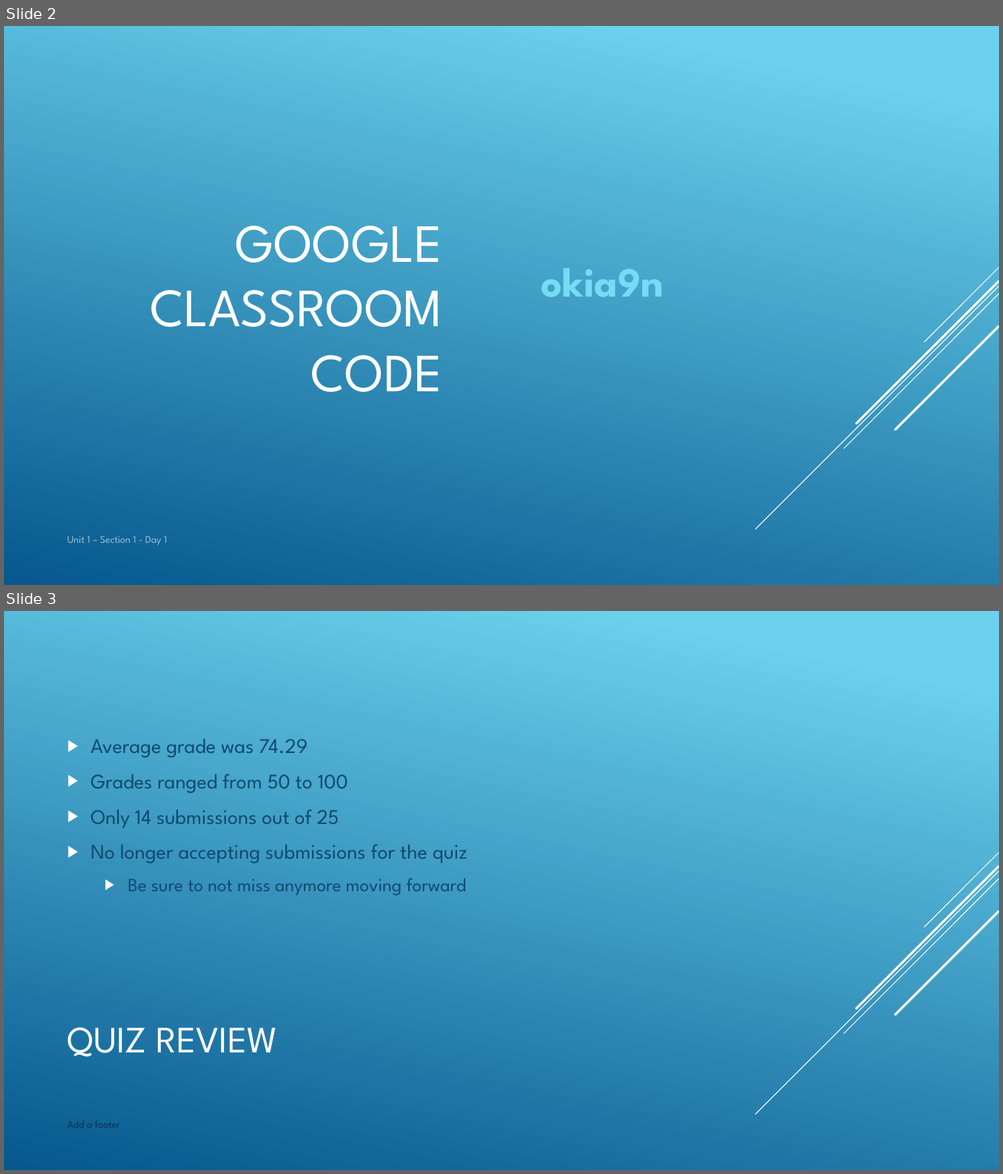
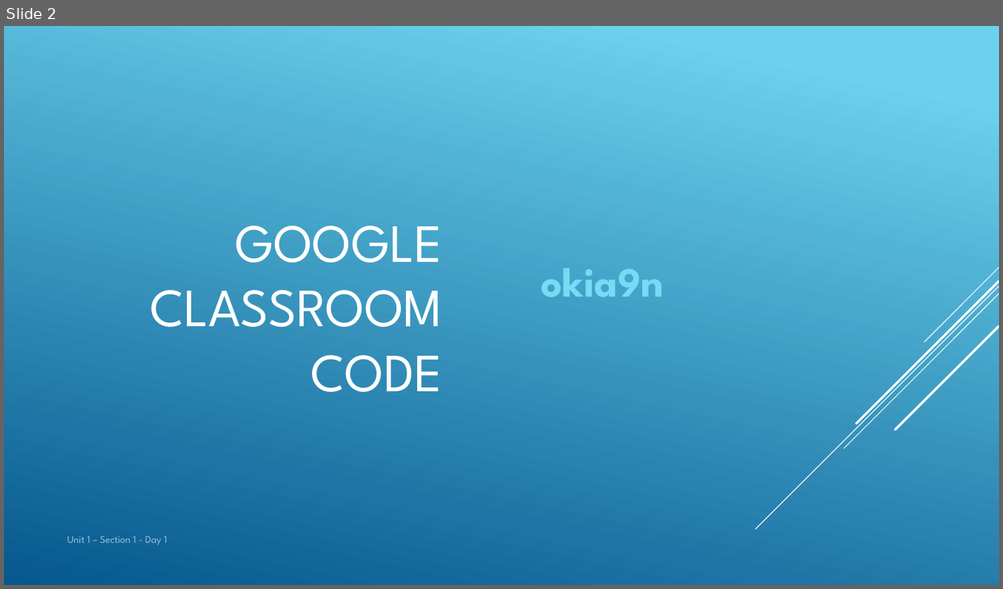
Before and after one commit to nickvertucci/Technology-Education-Curriculum, a slide deck: High School/Design and Drawing for Production/Unit 4 - The Alphabet of Lines/Section 1 - Introduction to Alphabet of Lines/Assets/Unit 4 - Section 1 - Introduction to Alphabet of Line.pptx. Shown one above the other, each under a label of ours: slides 2 and 3 before the commit, slide 2 after it. The pictures are 1003x1174 and 1003x589 pixels, drawn with LibreOffice and Linux fonts; fonts in the diff are those of the drawing. Boxes give left, top, right and bottom in pixels: in the first picture for what was removed or moved away, otherwise in the second. Text is boxed around its words. In the diff, an @@ line names an element or a change of style, - is before the commit and + after.

```diff
--- a/High School/Design and Drawing for Production/Unit 4 - The Alphabet of Lines/Section 1 - Introduction to Alphabet of Lines/Assets/Unit 4 - Section 1 - Introduction to Alphabet of Line.pptx
+++ b/High School/Design and Drawing for Production/Unit 4 - The Alphabet of Lines/Section 1 - Introduction to Alphabet of Lines/Assets/Unit 4 - Section 1 - Introduction to Alphabet of Line.pptx
@@ slide 3 removed at [4, 611, 999, 1170], background gradient #6ED2EB to #06588E; not listed: 5 template elements that a slide beside it also shows @@
@@ text removed at [91, 739, 467, 895] @@
-▶ Average grade was 74.29
-▶ Grades ranged from 50 to 100
-▶ Only 14 submissions out of 25
-▶ No longer accepting submissions for the quiz
-  ▶ Be sure to not miss anymore moving forward
@@ title removed at [68, 1028, 278, 1057] @@
-QUIZ REVIEW
@@ text removed at [68, 1121, 120, 1128] @@
-Add a footer
```
Also in this commit, not shown: 10 other slides removed.
